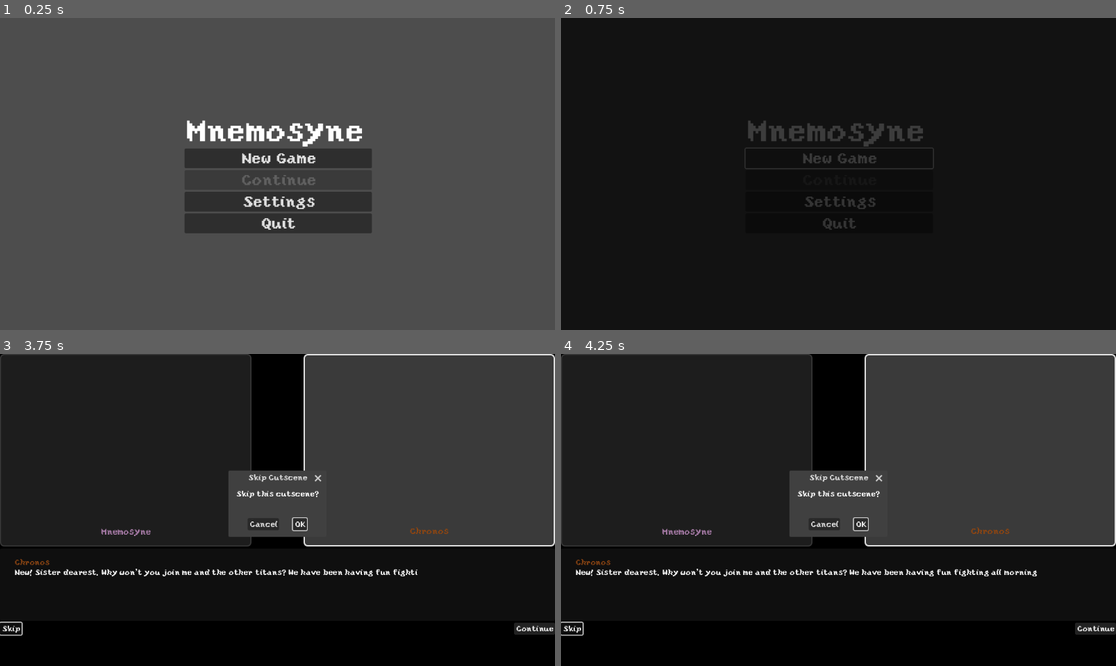
Above: before the commit, frames 1-4 (two rows, left to right).
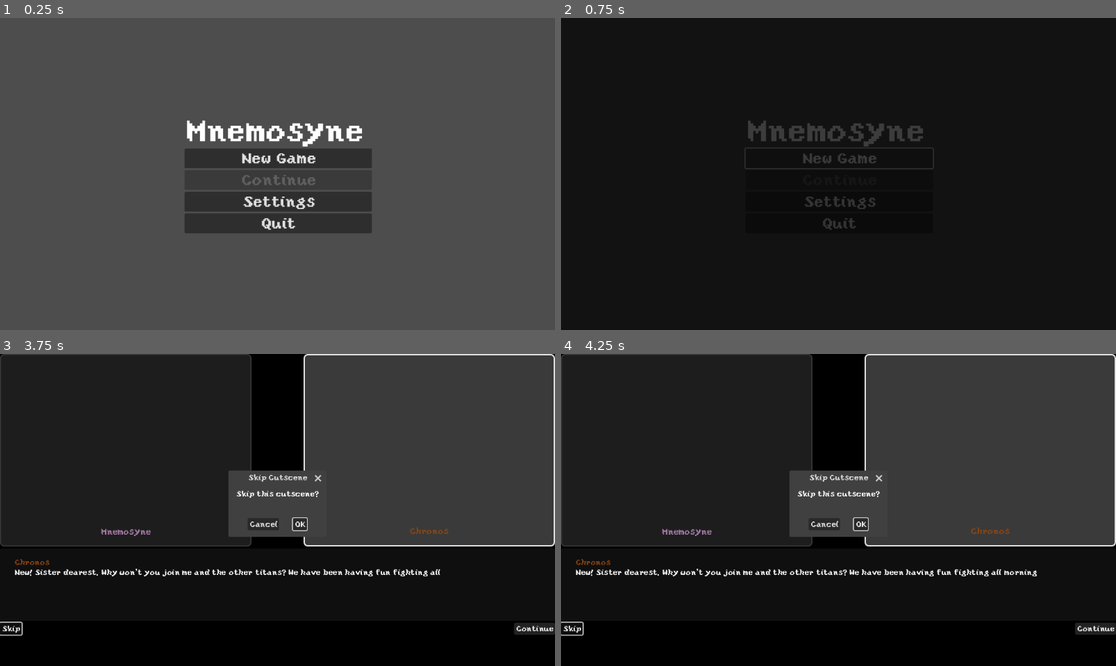
Above: after the commit, the same moments.

Repository: leslieharding/Mnemosyne
Game: Godot game, scene res://Scenes/MainMenu.tscn
The game is run twice, just before and just after one commit, with the same random seed, the same clock (stepped at 60 frames per second) and the same inputs.
Inputs:
- Up to frame 1 (0.25 s): no input
- Up to frame 2 (0.75 s): click "New Game" at 0.5 s
- Up to frame 3 (3.75 s): click "Skip" at 1.25 s; click "Skip" at 2 s; click "Continue" at 2.75 s; click "Continue" at 3.5 s
- Up to frame 4 (4.25 s): no input

Frames 1-2 are identical in both runs. In frame 3, less than 0.1% of the frame differs, in the area x 75-80%, y 68-72%; in frame 4, nothing differs.

Commit message:
implemented changeable text speed and delays

Diff:
--- a/Resources/dialogue_line.gd
+++ b/Resources/dialogue_line.gd
@@ -181,3 +181,65 @@
 	for segment in parsed_segments:
 		clean += segment.text
 	return clean
+
+
+
+
+#Flexible Text Speed Implementation Guide
+#Basic Implementation
+#Your system is already set up! You just need to use the markup tags in your dialogue text when creating DialogueLine objects.
+#Available Markup Tags
+#Speed Control Tags
+#gdscript"[speed:0.5]slow text[/speed]"     # Half speed (0.5x)
+#"[speed:2.0]fast text[/speed]"     # Double speed (2.0x)
+#"[urgent]emergency![/urgent]"      # Preset fast (2.5x speed)
+#"[slow]contemplative[/slow]"       # Preset slow (0.4x speed)
+#Pause Tags
+#gdscript"Before{pause:1.0}after"           # 1 second pause mid-sentence
+#"Text{pause:0.5}more text"         # 0.5 second pause
+#Line-Level Timing
+#gdscriptDialogueLine.new(
+	#"Speaker",
+	#"Text content",
+	#"position",
+	#1.2,    # typing_speed_multiplier - affects whole line
+	#0.5,    # pre_line_delay - pause before typing starts
+	#1.0     # post_line_delay - pause after line finishes
+#)
+#Dramatic Effect Examples
+#Building Tension
+#gdscriptDialogueLine.new(
+	#"Villain",
+	#"You think you can [slow]stop me[/slow]?{pause:1.5} [urgent]Think again![/urgent]",
+	#"right",
+	#0.8,  # Slower base for menace
+	#1.0,  # Pause before speaking
+	#0.5
+#)
+#Emotional Outburst
+#gdscriptDialogueLine.new(
+	#"Hero",
+	#"[urgent]No! This can't be happening![/urgent]{pause:2.0} [slow]Why didn't I see this coming?[/slow]",
+	#"left",
+	#1.3,  # Faster base for emotion
+	#0.0,  # No delay - immediate reaction
+	#1.5   # Long pause for impact
+#)
+#Mystical/Wise Character
+#gdscriptDialogueLine.new(
+	#"Oracle",
+	#"The threads of fate{pause:1.0} reveal [slow]many truths[/slow],{pause:0.8} but [urgent]beware[/urgent]{pause:1.5} the [slow]price of knowledge[/slow].",
+	#"center",
+	#0.7,  # Slower base for wisdom
+	#2.0,  # Long pause before speaking
+	#2.5   # Very long pause after prophecy
+#)
+#Quick Banter
+#gdscriptDialogueLine.new(
+	#"Sidekick",
+	#"[urgent]Wait, what?[/urgent] [speed:1.5]Did you just say we're going WHERE?[/speed]",
+	#"left",
+	#1.4,  # Fast base for energy
+	#0.0,  # Immediate reaction
+	#0.3   # Quick transition
+#)
--- a/Scripts/cutscene_manager.gd
+++ b/Scripts/cutscene_manager.gd
@@ -37,11 +37,54 @@
 
 	# Tutorial introduction cutscene
 	var tutorial_lines: Array[DialogueLine] = []
-	tutorial_lines.append(DialogueLine.new("Chronos", "New! Sister dearest. Why won't you join me and the other titans? We have been having fun fighting all morning"))
-	tutorial_lines.append(DialogueLine.new("Mnemosyne", "Chronos thank you for inviting me, but you know I can't fight, I can't really do much of anything."))
-	tutorial_lines.append(DialogueLine.new("Chronos", "Yes I know that but why? You are a titan are you not? We are the straining ones! fighting is what we do. What use is your gift of memory? By all accounts you don't seem to be using your talents anyway, you seem mostly useless, it's vexing."))
-	tutorial_lines.append(DialogueLine.new("Mnemosyne", "You’re right, I don't really understand why I am a titan."))
-	tutorial_lines.append(DialogueLine.new("Chronos", "None of us understand it New. Maybe you just need more encouragement, come lets fight!"))
+	# Chronos speaks energetically - use faster speeds for excitement
+	tutorial_lines.append(DialogueLine.new(
+		"Chronos",
+		"[urgent]New![/urgent] Sister dearest. Why won't you join me and the other titans? We have been having [speed:1.5]fun fighting[/speed] all morning",
+		"right",
+		1.0,  # Base typing speed
+		0.0,  # Pre-line delay
+		0.5   # Post-line delay for dramatic pause
+	))
+
+	# Mnemosyne speaks hesitantly - use slower, more thoughtful pacing
+	tutorial_lines.append(DialogueLine.new(
+		"Mnemosyne",
+		"Chronos thank you for inviting me, but{pause:0.8} you know I can't fight, [slow]I can't really do much of anything[/slow].",
+		"left",
+		0.8,  # Slightly slower base speed for uncertainty
+		0.3   # Pre-line delay for hesitation
+	))
+
+	# Chronos gets frustrated - mix of speeds to show emotion
+	tutorial_lines.append(DialogueLine.new(
+		"Chronos",
+		"Yes I know that but [urgent]why?[/urgent] You are a titan are you not? We are the [speed:1.3]straining ones![/speed] Fighting is what we do.{pause:1.0} What use is your gift of memory?{pause:0.5} By all accounts you don't seem to be using your talents anyway, [slow]you seem mostly useless[/slow], it's vexing.",
+		"right",
+		1.0,
+		0.0,
+		0.8   # Longer pause after harsh words
+	))
+
+	# Mnemosyne responds sadly - very slow and contemplative
+	tutorial_lines.append(DialogueLine.new(
+		"Mnemosyne",
+		"[slow]You're right[/slow], I don't really understand why I am a titan.",
+		"left",
+		0.6,  # Much slower for sadness
+		0.5,  # Pause before speaking
+		1.0   # Long pause after admission
+	))
+
+	# Chronos tries to be encouraging - building energy
+	tutorial_lines.append(DialogueLine.new(
+		"Chronos",
+		"None of us understand it New.{pause:0.8} Maybe you just need more [speed:1.4]encouragement[/speed], come [urgent]lets fight![/urgent]",
+		"right",
+		1.2,  # Faster for encouragement
+		0.3,
+		0.5
+	))
 
 
 	var tutorial_cutscene = CutsceneData.new("tutorial_intro", [mnemosyne, chronos], tutorial_lines)
